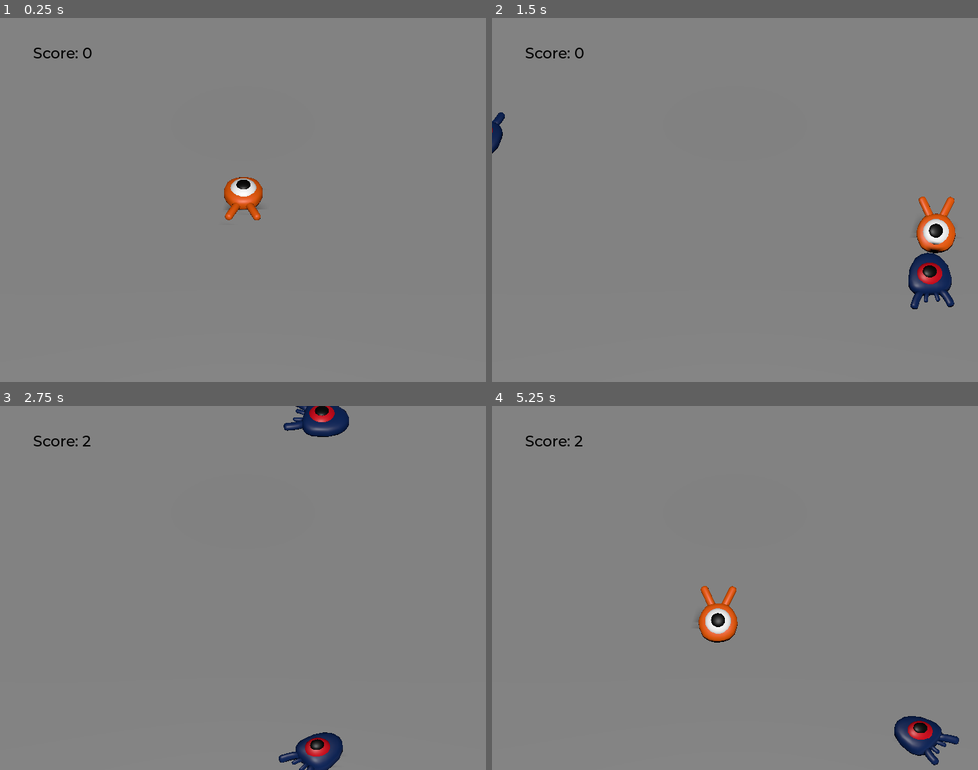
Above: before the commit, frames 1-4 (two rows, left to right).
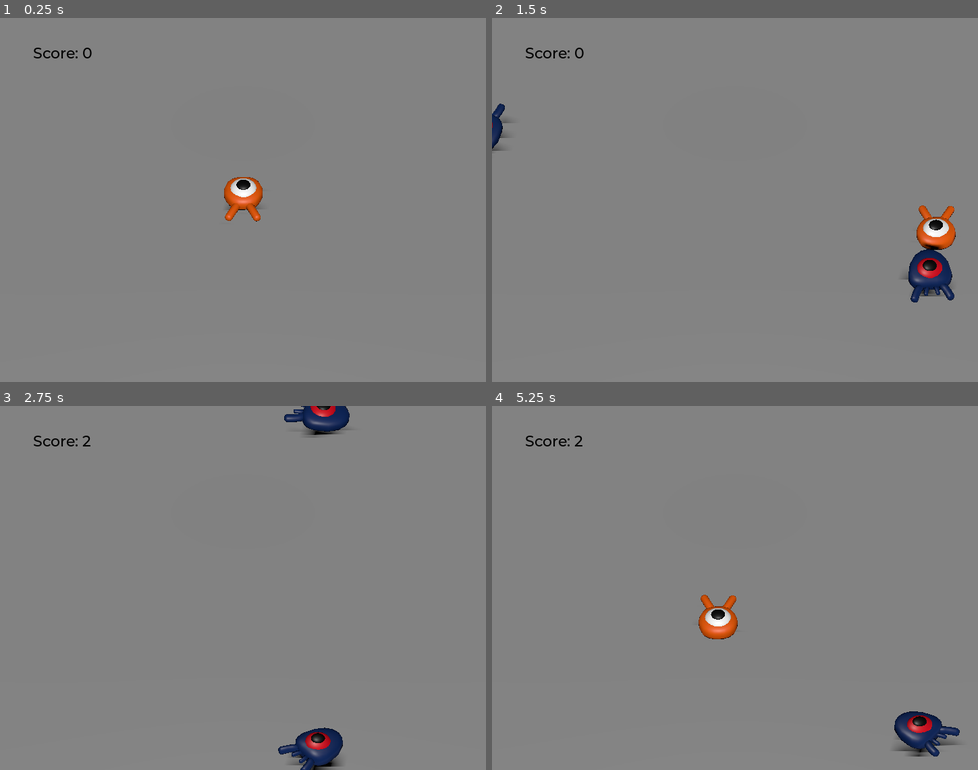
Above: after the commit, the same moments.

Repository: matvan99it/IL-GODOt
Game: Godot game, scene res://main.tscn
The game is run twice, just before and just after one commit, with the same random seed, the same clock (stepped at 60 frames per second) and the same inputs.
Inputs:
- Up to frame 1 (0.25 s): no input
- Up to frame 2 (1.5 s): tap Enter (ui_accept) at 0.5 s; hold D (move_right) 0.53-1.28 s; tap Space (jump) at 0.77 s; hold S (move_back) from 1.28 s (still down)
- Up to frame 3 (2.75 s): tap Space (jump) at 1.52 s; release S (move_back) at 2.03 s; hold D (move_right) from 2.03 s (still down)
- Up to frame 4 (5.25 s): release D (move_right) at 2.78 s; hold W (move_forward) 2.78-3.53 s; tap Space (jump) at 3.02, 3.77, 4.52 s; hold A (move_left) 3.53-5.03 s; hold S (move_back) from 5.03 s (still down)

The runs differ from the first frame. In frame 1, less than 0.1% of the frame differs, in the area x 46-54%, y 43-56%; in frame 2, 1.5%; in frame 3, 1.5%; in frame 4, 1.6%, in the area x 42-97%, y 49-99%.

Commit message:
Animazioni lezze

Diff:
--- a/squash_the_creeps_start_1.1.0/mob.gd
+++ b/squash_the_creeps_start_1.1.0/mob.gd
@@ -28,6 +28,8 @@
 	# in order to move in the direction the mob is looking.
 	velocity = velocity.rotated(Vector3.UP, rotation.y)
 
+	$AnimationPlayer.speed_scale = random_speed / min_speed
+
 
 func _on_visible_on_screen_notifier_3d_screen_exited():
 	queue_free()
--- a/squash_the_creeps_start_1.1.0/mob.tscn
+++ b/squash_the_creeps_start_1.1.0/mob.tscn
@@ -1,10 +1,43 @@
-[gd_scene load_steps=4 format=3 uid="uid://dhdq5yguiyw7c"]
+[gd_scene load_steps=6 format=3 uid="uid://dhdq5yguiyw7c"]
 
 [ext_resource type="Script" path="res://mob.gd" id="1_31fns"]
 [ext_resource type="PackedScene" uid="uid://cuxb3k0erynue" path="res://art/mob.glb" id="1_hbdoq"]
 
 [sub_resource type="BoxShape3D" id="BoxShape3D_bpnf4"]
 size = Vector3(1.82275, 0.814453, 1.96259)
+
+[sub_resource type="Animation" id="Animation_st3bd"]
+resource_name = "float"
+length = 1.2
+tracks/0/type = "value"
+tracks/0/imported = false
+tracks/0/enabled = true
+tracks/0/path = NodePath("Pivot/mob:position")
+tracks/0/interp = 1
+tracks/0/loop_wrap = true
+tracks/0/keys = {
+"times": PackedFloat32Array(0.3, 0.7, 1.2),
+"transitions": PackedFloat32Array(0.420448, 0.435275, 2.07053),
+"update": 0,
+"values": [Vector3(0, 0, 0), Vector3(0, 0.65, 0), Vector3(0, 0.35, 0)]
+}
+tracks/1/type = "value"
+tracks/1/imported = false
+tracks/1/enabled = true
+tracks/1/path = NodePath("Pivot/mob:rotation")
+tracks/1/interp = 1
+tracks/1/loop_wrap = true
+tracks/1/keys = {
+"times": PackedFloat32Array(0.1, 0.5, 1.2),
+"transitions": PackedFloat32Array(0.420448, 0.435275, 2.07053),
+"update": 0,
+"values": [Vector3(0, 0, 0), Vector3(0.139626, 0, 0), Vector3(-0.15708, 0, 0)]
+}
+
+[sub_resource type="AnimationLibrary" id="AnimationLibrary_qt5aq"]
+_data = {
+"float": SubResource("Animation_st3bd")
+}
 
 [node name="mob" type="CharacterBody3D" groups=["mob"]]
 collision_layer = 2
@@ -14,6 +47,7 @@
 [node name="Pivot" type="Node3D" parent="."]
 
 [node name="mob" parent="Pivot" instance=ExtResource("1_hbdoq")]
+transform = Transform3D(1, 0, 0, 0, 0.993001, 0.118102, 0, -0.118102, 0.993001, 0, 0.434769, 0)
 
 [node name="CollisionShape3D" type="CollisionShape3D" parent="."]
 transform = Transform3D(1, 0, 0, 0, 1, 0, 0, 0, 1, 0.00756836, 0.222656, -0.00119019)
@@ -24,5 +58,8 @@
 aabb = AABB(-1.12517, -1, -1.64638, 2.25034, 2, 3.29277)
 
 [node name="AnimationPlayer" type="AnimationPlayer" parent="."]
+libraries = {
+"": SubResource("AnimationLibrary_qt5aq")
+}
 
 [connection signal="screen_exited" from="VisibleOnScreenNotifier3D" to="." method="_on_visible_on_screen_notifier_3d_screen_exited"]
--- a/squash_the_creeps_start_1.1.0/player.gd
+++ b/squash_the_creeps_start_1.1.0/player.gd
@@ -67,10 +67,9 @@
 
 				break # Prevent furter duplicate calls
 
+	move_and_slide()
+
 	$Pivot.rotation.x = PI / 6 * velocity.y / jump_impulse
-
-
-	move_and_slide()
 
 func die():
 	hit.emit()
